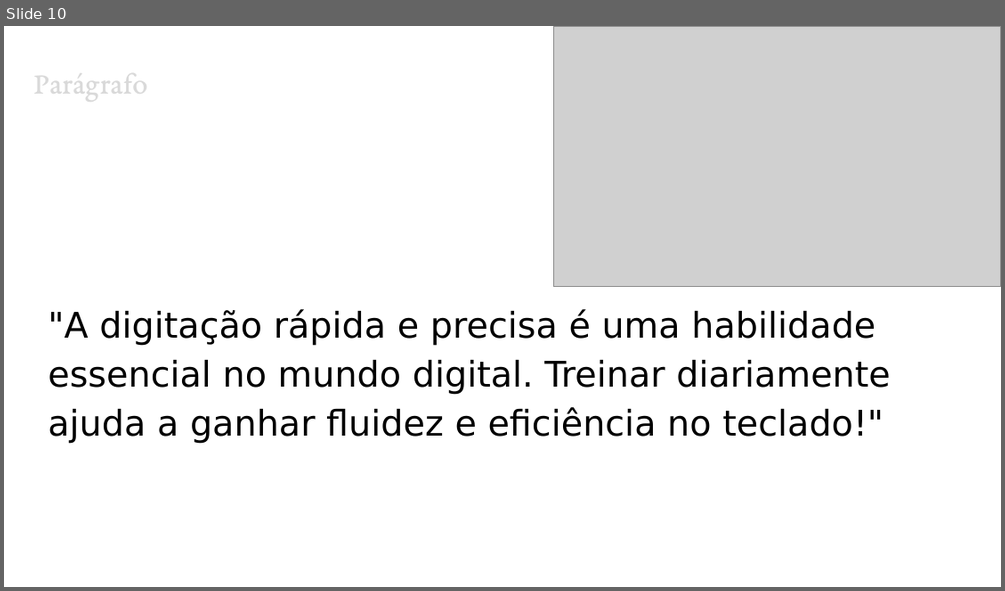
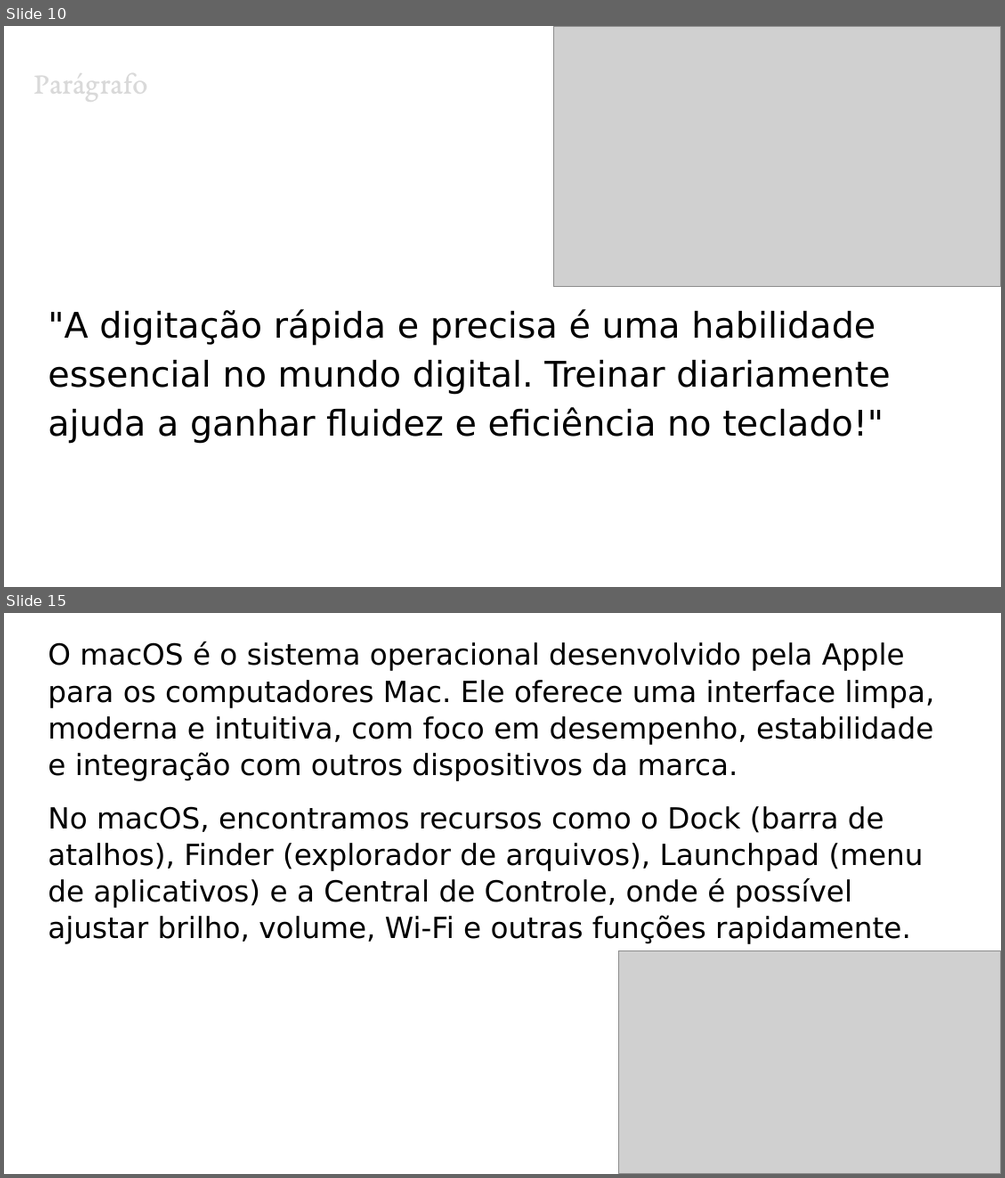
Before and after one commit to Eridhonson/professor, a slide deck: Windows/Windows - Aula 3 - Digitação no Teclado ABNT2.pptx. Shown one above the other, each under a label of ours: slide 10 before the commit, slides 10 and 15 after it; the slides between them are not shown. The pictures are 1005x591 and 1005x1178 pixels, drawn with LibreOffice and Linux fonts; fonts in the diff are those of the drawing; grey boxes stand for pictures. Boxes give left, top, right and bottom in pixels: in the first picture for what was removed or moved away, otherwise in the second. Text is boxed around its words. In the diff, an @@ line names an element or a change of style, - is before the commit and + after.

```diff
--- a/Windows/Windows - Aula 3 - Digitação no Teclado ABNT2.pptx
+++ b/Windows/Windows - Aula 3 - Digitação no Teclado ABNT2.pptx
@@ slide 15 added at (4,613,1001,1174), background #FFFFFF @@
@@ text added at (48,641,935,944), 21 pt, text #000000 @@
+O macOS é o sistema operacional desenvolvido pela Apple para os computadores Mac. Ele oferece uma interface limpa, moderna e intuitiva, com foco em desempenho, estabilidade e integração com outros dispositivos da marca.
+No macOS, encontramos recursos como o Dock (barra de atalhos), Finder (explorador de arquivos), Launchpad (menu de aplicativos) e a Central de Controle, onde é possível ajustar brilho, volume, Wi-Fi e outras funções rapidamente.
@@ picture added at (619,951,1001,1173) @@
```
Also in this commit, not shown: 8 other slides added.
